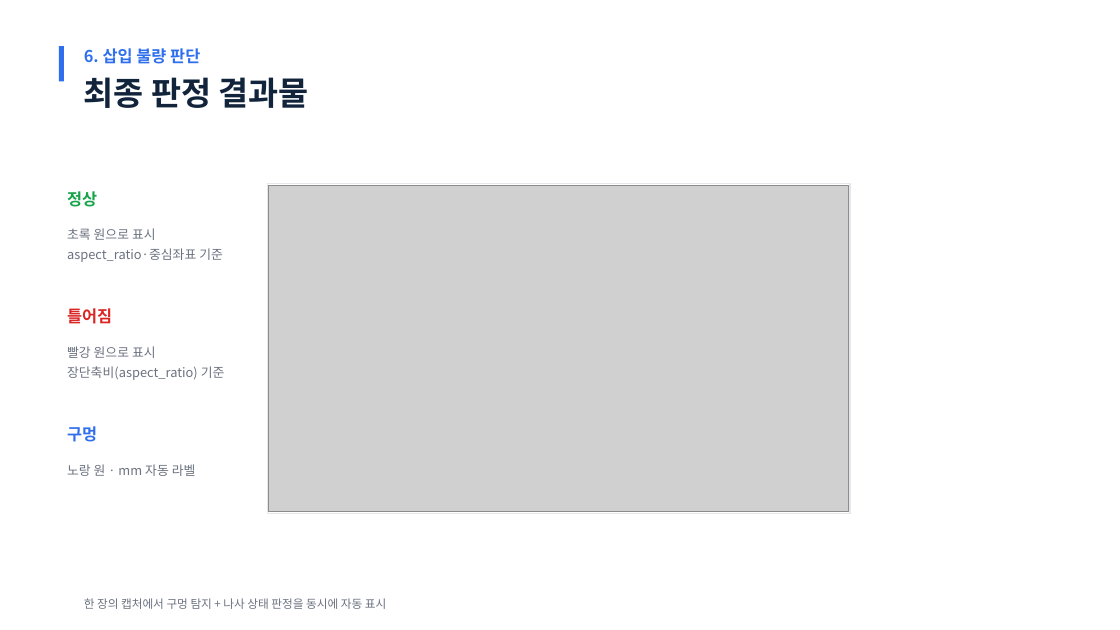
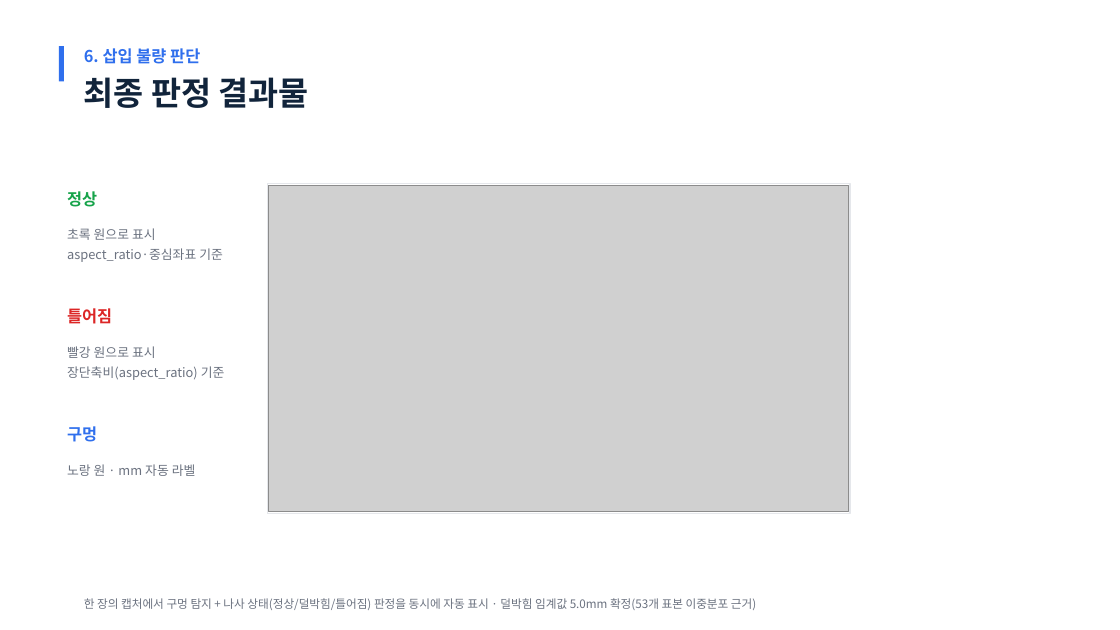
Before and after one commit to chaehyeok-Lee/camera_prac2, a slide deck: slide 7 of 나사_삽입_불량_검출_발표자료.pptx. Drawn at 1120x630 pixels with LibreOffice and Linux fonts; fonts in the diff are those of the drawing; grey boxes stand for pictures. Boxes give left, top, right and bottom in pixels: in the first picture for what was removed or moved away, otherwise in the second. Text is boxed around its words. In the diff, an @@ line names an element or a change of style, - is before the commit and + after.

Commit message:
Fix PPT: content/design/format review findings applied
Content:
- Slide 9 LIMITATIONS: "덜박힘 임계값 잠정치" was stale - the threshold
  is now confirmed (5.0mm fixed value, based on 53 accumulated samples
  showing a clear bimodal gap at 4.74-7.44mm). Replaced that card with
  the actually-current limitation (tread_v2 specimen's concave holes
  don't fit the existing caliper measurement method)
- Slide 9: "모션 감지 임계값 미보정" reworded - the old text implied
  motion detection didn't work at all, based on the remote session
  where the specimen literally couldn't be moved. Field testing since
  then confirmed 3/3 successful real-motion cycles at the provisional
  0.5mm threshold; only the precise calibration is still pending
- Slide 7: caption now credits the confirmed 덜박힘 threshold instead
  of only mentioning 정상/틀어짐

Format:
- Slide 3's flow diagram numbered its steps 1-5 while the caption
  directly below it and every other slide's title used the project's
  actual numbering (3-7) - self-contradictory on the same slide.
  Fixed to 3/4/5/6/7

Design:
- Slide 5's image had overlapping, illegible text labels and showed
  stale pre-homography-correction error percentages (+38%, +34%)
  that visually contradicted slide 6's "improved to 0.3%" claim.
  Replaced with a clean recent capture
- Slide 8's image had our script's own status bar baked into the
  photo, duplicating the slide's own stat cards - cropped it out

```diff
--- a/나사_삽입_불량_검출_발표자료.pptx
+++ b/나사_삽입_불량_검출_발표자료.pptx
@@ text at [84, 598, 756, 610]: text changed @@
-한 장의 캡처에서 구멍 탐지 + 나사 상태 판정을 동시에 자동 표시
+한 장의 캡처에서 구멍 탐지 + 나사 상태(정상/덜박힘/틀어짐) 판정을 동시에 자동 표시 · 덜박힘 임계값 5.0mm 확정(53개 표본 이중분포 근거)
```
Also in this commit, not shown: 4 other slides changed.
